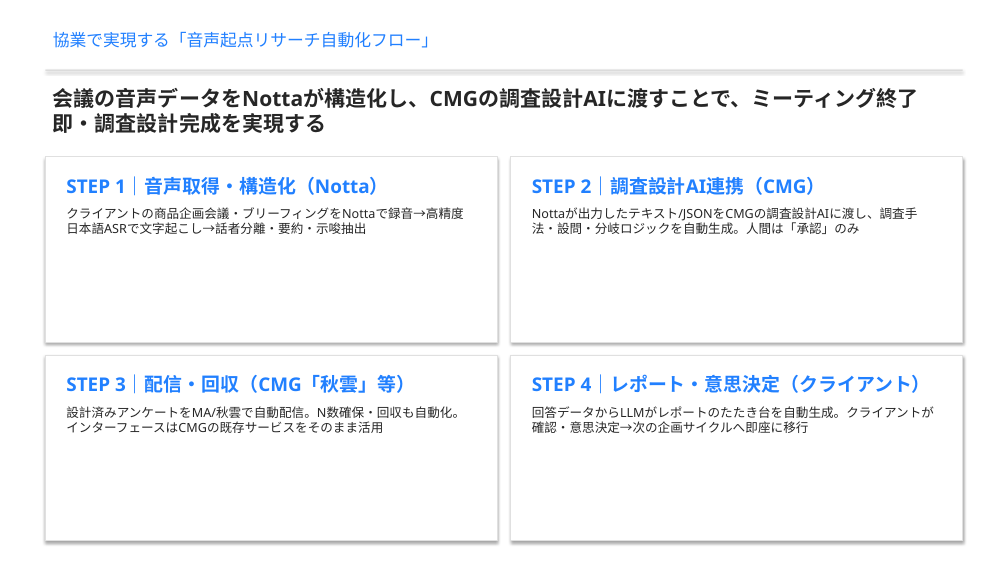
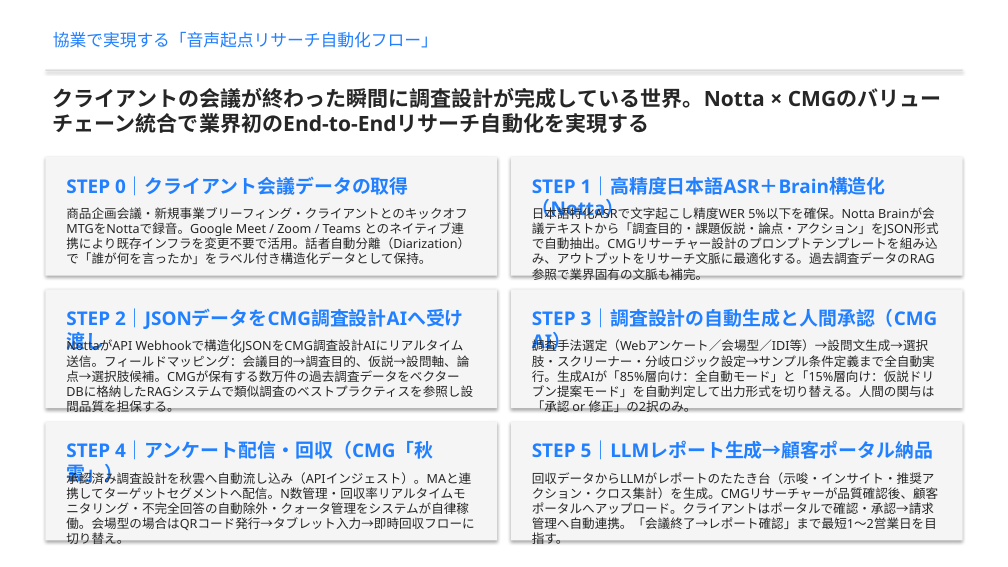
Before and after one commit to hideakikawano-beep/pptCreate, a slide deck: slide 3 of cross_marketing_notta_presentation.pptx (slide 6 before the commit). Drawn at 1008x567 pixels with LibreOffice and Linux fonts; fonts in the diff are those of the drawing. Boxes give left, top, right and bottom in pixels: in the first picture for what was removed or moved away, otherwise in the second. Text is boxed around its words. In the diff, an @@ line names an element or a change of style, - is before the commit and + after.

```diff
--- a/cross_marketing_notta_presentation.pptx
+++ b/cross_marketing_notta_presentation.pptx
@@ text at bbox=[53, 88, 765, 133]: text changed @@
-会議の音声データをNottaが構造化し、CMGの調査設計AIに渡すことで、ミーティング終了即・調査設計完成を実現する
+クライアントの会議が終わった瞬間に調査設計が完成している世界。Notta × CMGのバリューチェーン統合で業界初のEnd-to-Endリサーチ自動化を実現する
@@ rectangle: place and size @@
-rectangle at bbox=[45, 157, 497, 343]
+rectangle at bbox=[45, 157, 497, 276]
@@ text at bbox=[66, 176, 409, 196]: text changed @@
-STEP 1｜音声取得・構造化（Notta）
+STEP 0｜クライアント会議データの取得
@@ rectangle: place and size @@
-rectangle at bbox=[510, 157, 962, 343]
+rectangle at bbox=[510, 157, 962, 276]
@@ text at bbox=[532, 176, 886, 196]: text changed @@
-STEP 2｜調査設計AI連携（CMG）
+STEP 1｜高精度日本語ASR＋Brain構造化（Notta）
@@ text at bbox=[66, 207, 470, 264]: text changed @@
-クライアントの商品企画会議・ブリーフィングをNottaで録音→高精度日本語ASRで文字起こし→話者分離・要約・示唆抽出
+商品企画会議・新規事業ブリーフィング・クライアントとのキックオフMTGをNottaで録音。Google Meet / Zoom / Teams とのネイティブ連携により既存インフラを変更不要で活用。話者自動分離（Diarization）で「誰が何を言ったか」をラベル付き構造化データとして保持。
@@ text at bbox=[532, 205, 939, 264]: text changed @@
-Nottaが出力したテキスト/JSONをCMGの調査設計AIに渡し、調査手法・設問・分岐ロジックを自動生成。人間は「承認」のみ
+日本語特化ASRで文字起こし精度WER 5%以下を確保。Notta Brainが会議テキストから「調査目的・課題仮説・論点・アクション」をJSON形式で自動抽出。CMGリサーチャー設計のプロンプトテンプレートを組み込み、アウトプットをリサーチ文脈に最適化する。過去調査データのRAG参照で業界固有の文脈も補完。
@@ rectangle: place and size @@
-rectangle at bbox=[45, 355, 497, 541]
+rectangle at bbox=[45, 290, 497, 408]
@@ fill #FFFFFF to #F5F5F5; outline #E0E0E0 0.75 pt to none in 4 elements at bbox=[45, 157, 497, 276], bbox=[510, 157, 962, 276], bbox=[45, 290, 497, 408], bbox=[510, 290, 962, 408] @@
@@ rectangle: place and size @@
-rectangle at bbox=[510, 355, 962, 541]
+rectangle at bbox=[510, 290, 962, 408]
@@ text added at bbox=[66, 308, 464, 329], 18 pt, text #2180FF, bold @@
+STEP 2｜JSONデータをCMG調査設計AIへ受け渡し
@@ text at bbox=[532, 308, 938, 328]: text changed @@
-STEP 4｜レポート・意思決定（クライアント）
+STEP 3｜調査設計の自動生成と人間承認（CMG AI）
@@ text at bbox=[66, 339, 469, 382]: text changed @@
-設計済みアンケートをMA/秋雲で自動配信。N数確保・回収も自動化。インターフェースはCMGの既存サービスをそのまま活用
+NottaがAPI Webhookで構造化JSONをCMG調査設計AIにリアルタイム送信。フィールドマッピング：会議目的→調査目的、仮説→設問軸、論点→選択肢候補。CMGが保有する数万件の過去調査データをベクターDBに格納したRAGシステムで類似調査のベストプラクティスを参照し設問品質を担保する。
@@ text at bbox=[532, 337, 935, 397]: text changed @@
-回答データからLLMがレポートのたたき台を自動生成。クライアントが確認・意思決定→次の企画サイクルへ即座に移行
+調査手法選定（Webアンケート／会場型／IDI等）→設問文生成→選択肢・スクリーナー・分岐ロジック設定→サンプル条件定義まで全自動実行。生成AIが「85%層向け：全自動モード」と「15%層向け：仮説ドリブン提案モード」を自動判定して出力形式を切り替える。人間の関与は「承認 or 修正」の2択のみ。
@@ rectangle added at bbox=[45, 422, 497, 541], fill #F5F5F5 @@
@@ text at bbox=[66, 440, 433, 484]: text changed @@
-STEP 3｜配信・回収（CMG「秋雲」等）
+STEP 4｜アンケート配信・回収（CMG「秋雲」）
@@ rectangle added at bbox=[510, 422, 962, 541], fill #F5F5F5 @@
@@ text added at bbox=[532, 440, 934, 460], 18 pt, text #2180FF, bold @@
+STEP 5｜LLMレポート生成→顧客ポータル納品
@@ text added at bbox=[66, 470, 474, 530], 12 pt, text #262626 @@
+承認済み調査設計を秋雲へ自動流し込み（APIインジェスト）。MAと連携してターゲットセグメントへ配信。N数管理・回収率リアルタイムモニタリング・不完全回答の自動除外・クォータ管理をシステムが自律稼働。会場型の場合はQRコード発行→タブレット入力→即時回収フローに切り替え。
@@ text added at bbox=[532, 472, 938, 529], 12 pt, text #262626 @@
+回収データからLLMがレポートのたたき台（示唆・インサイト・推奨アクション・クロス集計）を生成。CMGリサーチャーが品質確認後、顧客ポータルへアップロード。クライアントはポータルで確認・承認→請求管理へ自動連携。「会議終了→レポート確認」まで最短1〜2営業日を目指す。
```
Also in this commit, not shown: 3 slides added, 9 slides removed, 1 other file.
